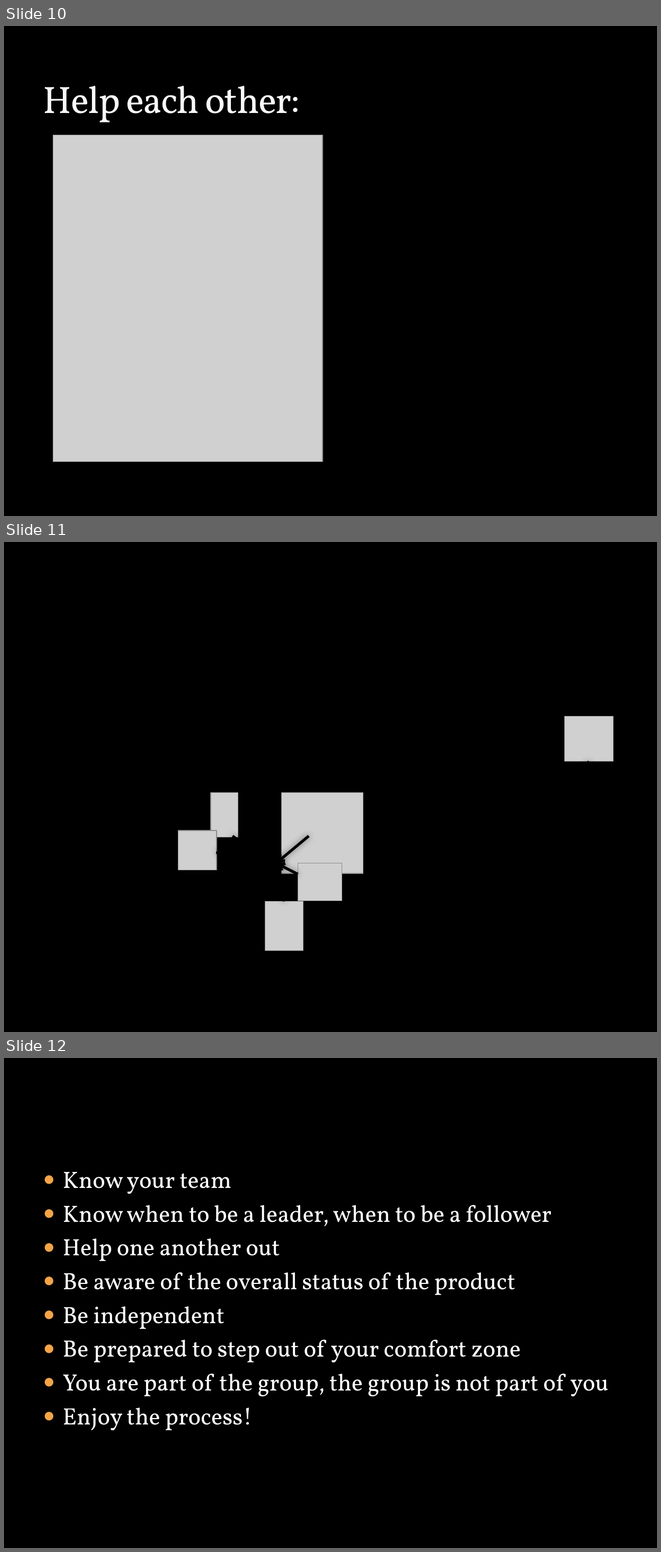
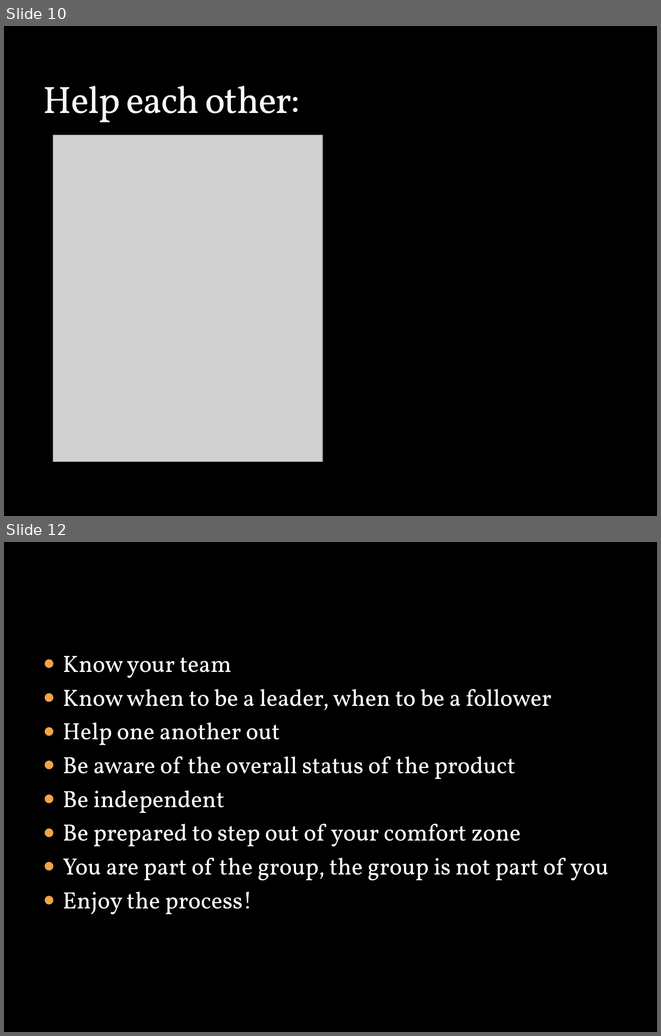
Before and after one commit to liyistc/cleansync, a slide deck: Lightning talk.pptx. Shown one above the other, each under a label of ours: slides 10, 11 and 12 before the commit, slides 10 and 12 after it; the slides between them are not shown. The pictures are 661x1552 and 661x1036 pixels, drawn with LibreOffice and Linux fonts; fonts in the diff are those of the drawing; grey boxes stand for pictures; background and template pictures are left out. Boxes give left, top, right and bottom in pixels: in the first picture for what was removed or moved away, otherwise in the second. Text is boxed around its words. In the diff, an @@ line names an element or a change of style, - is before the commit and + after.

```diff
--- a/Lightning talk.pptx
+++ b/Lightning talk.pptx
@@ slide 11 removed at (4,542,657,1032), background picture (left out) @@
@@ picture removed at (564,716,613,761) @@
@@ arrow removed from (589, 761) to (570, 792) @@
@@ picture removed at (211,792,238,837) @@
@@ picture removed at (282,792,363,873) @@
@@ picture removed at (178,831,217,870) @@
@@ arrow removed from (232, 836) to (273, 867) @@
@@ arrow removed from (309, 836) to (276, 863) @@
@@ arrow removed from (216, 852) to (259, 865) @@
@@ arrow removed from (284, 901) to (276, 868) @@
@@ arrow removed from (298, 874) to (276, 863) @@
@@ picture removed at (298,863,342,901) @@
@@ picture removed at (265,901,303,951) @@
```
Also in this commit, not shown: 4 slides changed.
